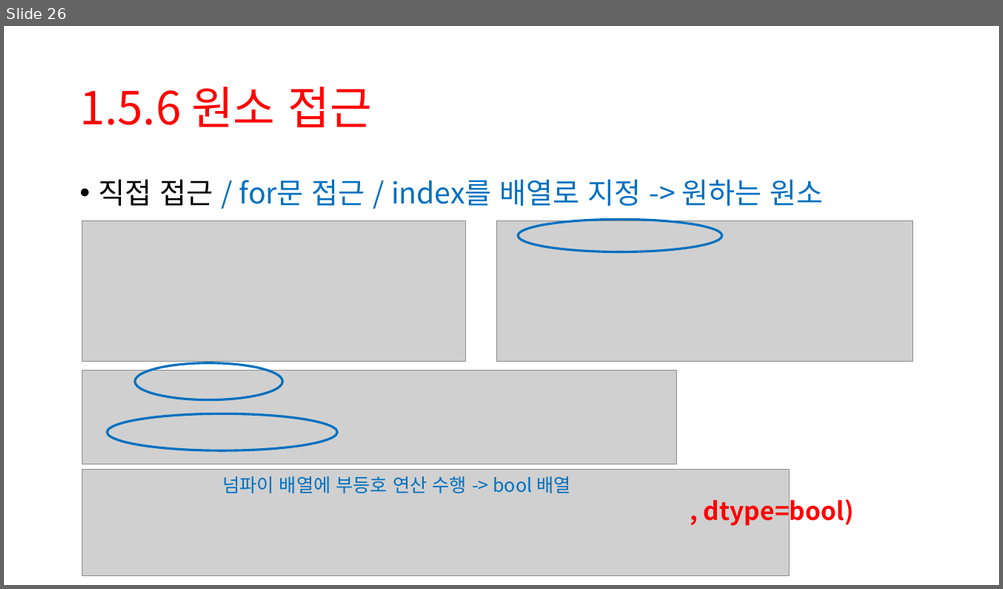
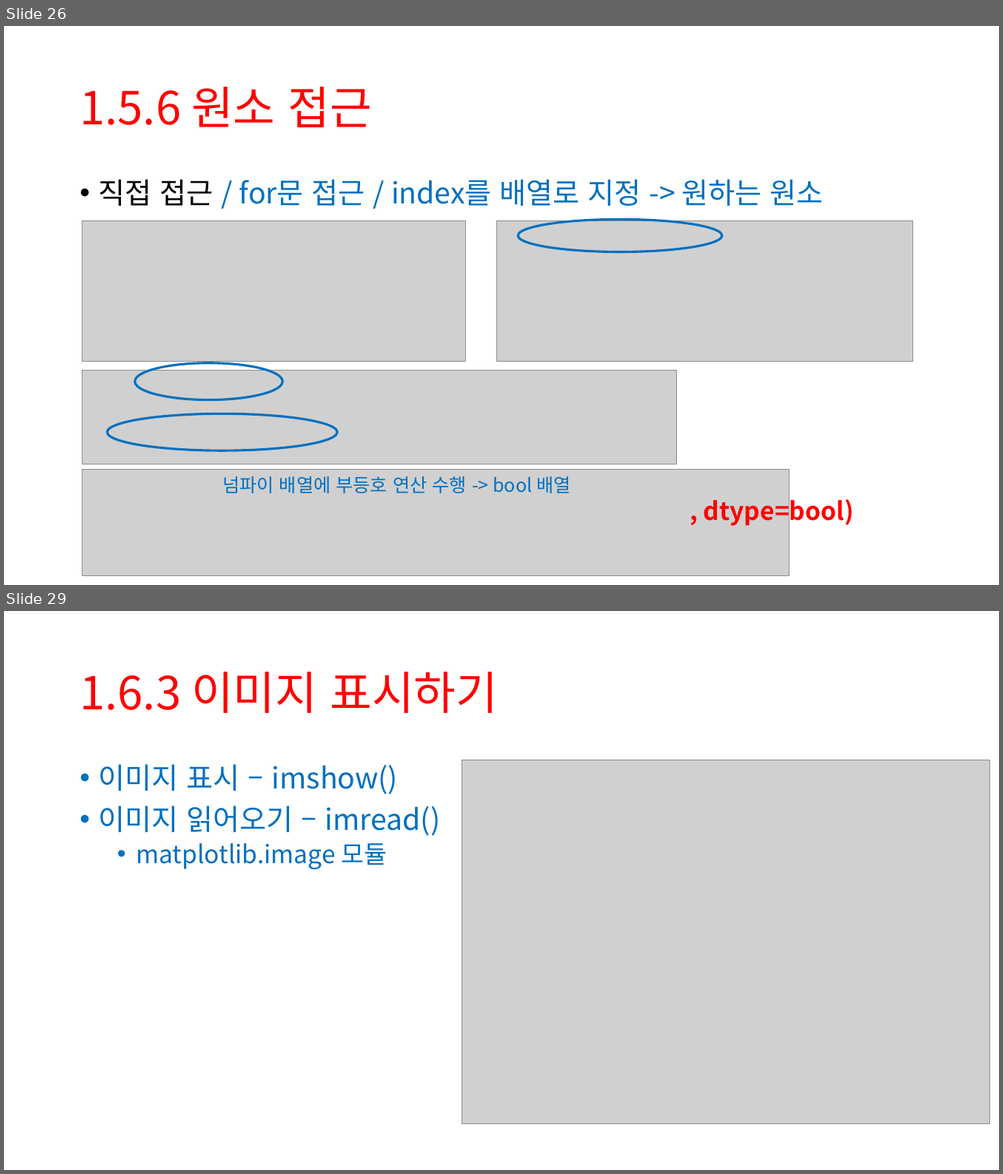
Before and after one commit to UIJIh/2024, a slide deck: DeepLearningFromScratch/ch01/dlfs_ch01.pptx. Shown one above the other, each under a label of ours: slide 26 before the commit, slides 26 and 29 after it; the slides between them are not shown. The pictures are 1003x589 and 1003x1174 pixels, drawn with LibreOffice and Linux fonts; fonts in the diff are those of the drawing; grey boxes stand for pictures. Boxes give left, top, right and bottom in pixels: in the first picture for what was removed or moved away, otherwise in the second. Text is boxed around its words. In the diff, an @@ line names an element or a change of style, - is before the commit and + after.

```diff
--- a/DeepLearningFromScratch/ch01/dlfs_ch01.pptx
+++ b/DeepLearningFromScratch/ch01/dlfs_ch01.pptx
@@ slide 29 added at (4,611,999,1170), background #FFFFFF @@
@@ title added at (79,672,498,713), 44 pt, text #FF0000 @@
+1.6.3 이미지 표시하기
@@ text added at (99,764,441,870), 28 pt, text #0070C0 @@
+• 이미지 표시 – imshow()
+• 이미지 읽어오기 – imread()
+  • matplotlib.image 모듈
@@ picture added at (462,760,990,1125) @@
```
Also in this commit, not shown: 1 slide changed, 4 other slides added, 1 slide removed, 5 other files.
